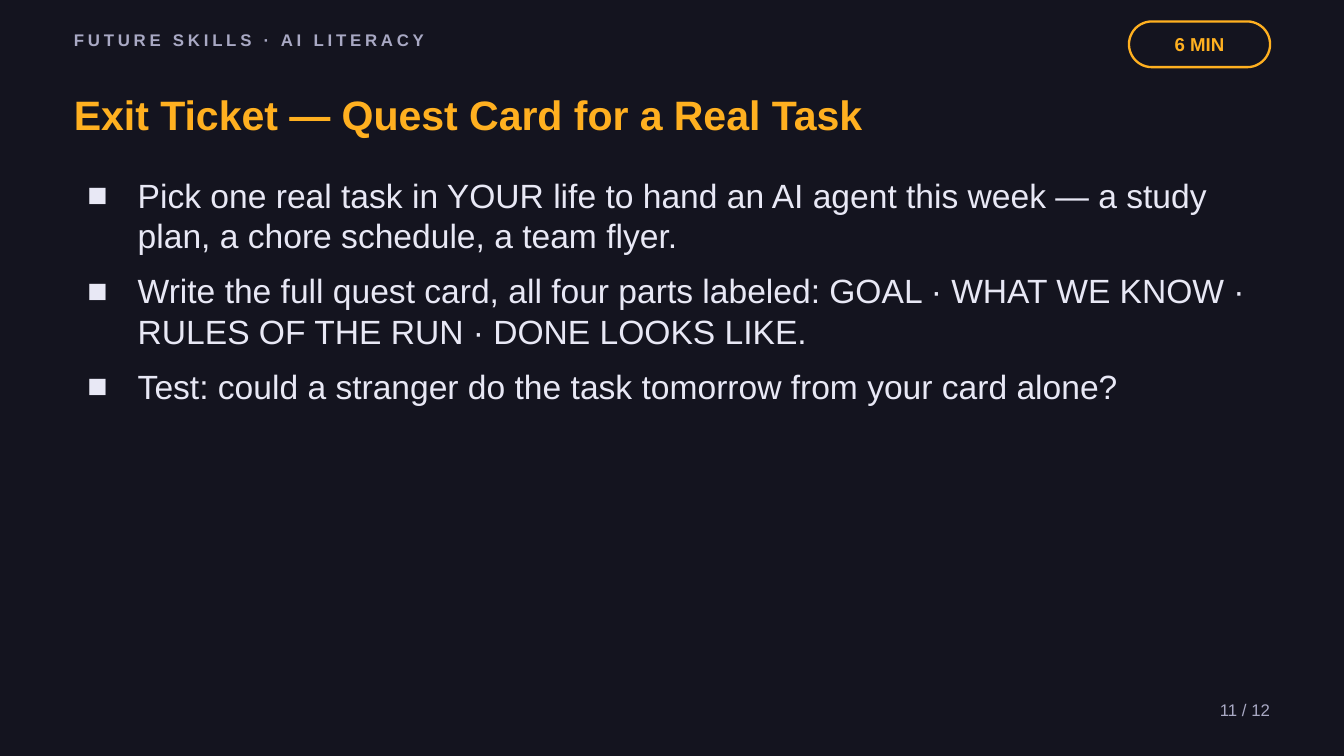
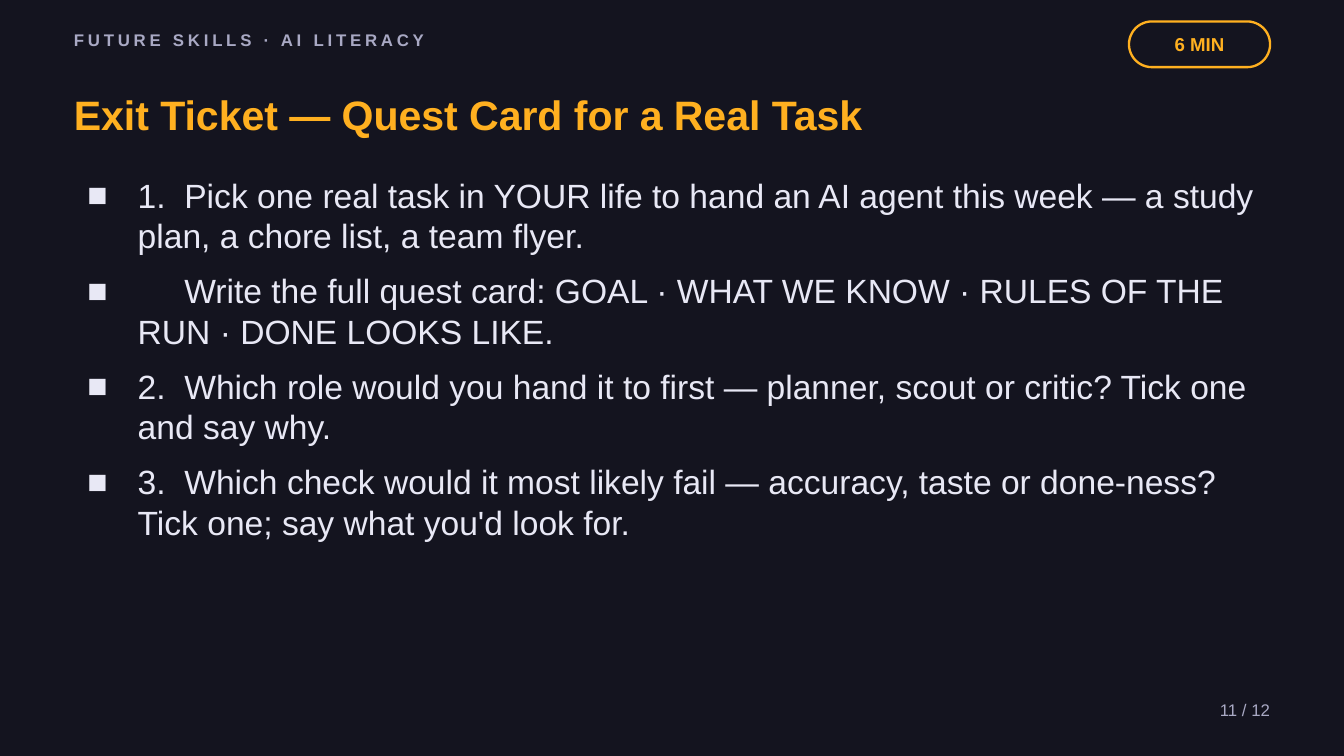
Before and after one commit to phiunit/tptphi, a slide deck: slide 11 of products/ai-agent-intern/dist/Lead Your AI Squad - Slides.pptx. Drawn at 1344x756 pixels with LibreOffice and Linux fonts; fonts in the diff are those of the drawing. Boxes give left, top, right and bottom in pixels: in the first picture for what was removed or moved away, otherwise in the second. Text is boxed around its words. In the diff, an @@ line names an element or a change of style, - is before the commit and + after.

```diff
--- a/products/ai-agent-intern/dist/Lead Your AI Squad - Slides.pptx
+++ b/products/ai-agent-intern/dist/Lead Your AI Squad - Slides.pptx
@@ text at [138,183,1253,541]: text changed @@
-■ Pick one real task in YOUR life to hand an AI agent this week — a study plan, a chore schedule, a team flyer.
-■ Write the full quest card, all four parts labeled: GOAL · WHAT WE KNOW · RULES OF THE RUN · DONE LOOKS LIKE.
-■ Test: could a stranger do the task tomorrow from your card alone?
+■ 1. Pick one real task in YOUR life to hand an AI agent this week — a study plan, a chore list, a team flyer.
+■ Write the full quest card: GOAL · WHAT WE KNOW · RULES OF THE RUN · DONE LOOKS LIKE.
+■ 2. Which role would you hand it to first — planner, scout or critic? Tick one and say why.
+■ 3. Which check would it most likely fail — accuracy, taste or done-ness? Tick one; say what you'd look for.
```
Also in this commit, not shown: 7 other slides changed, 30 other files.
